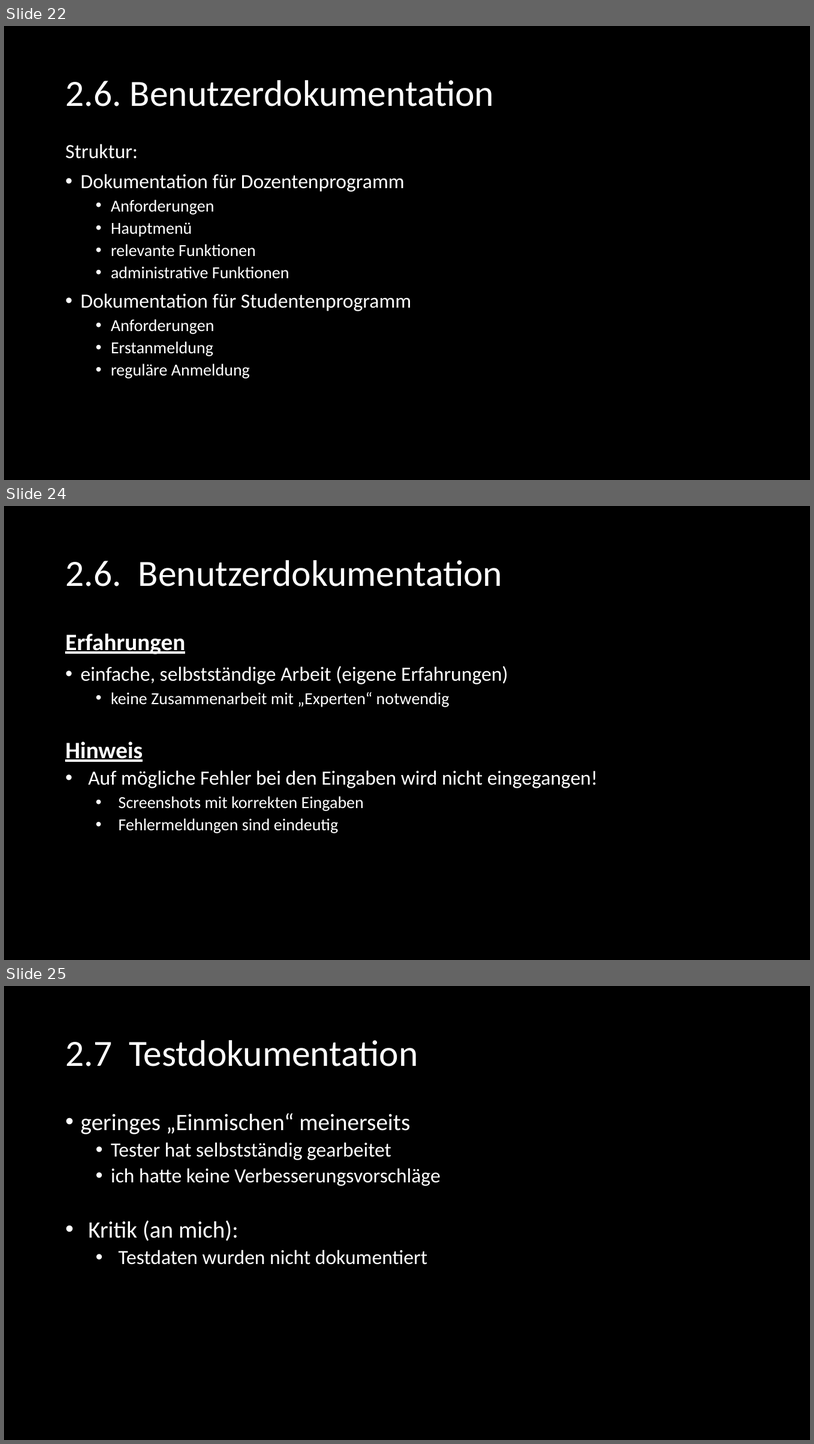
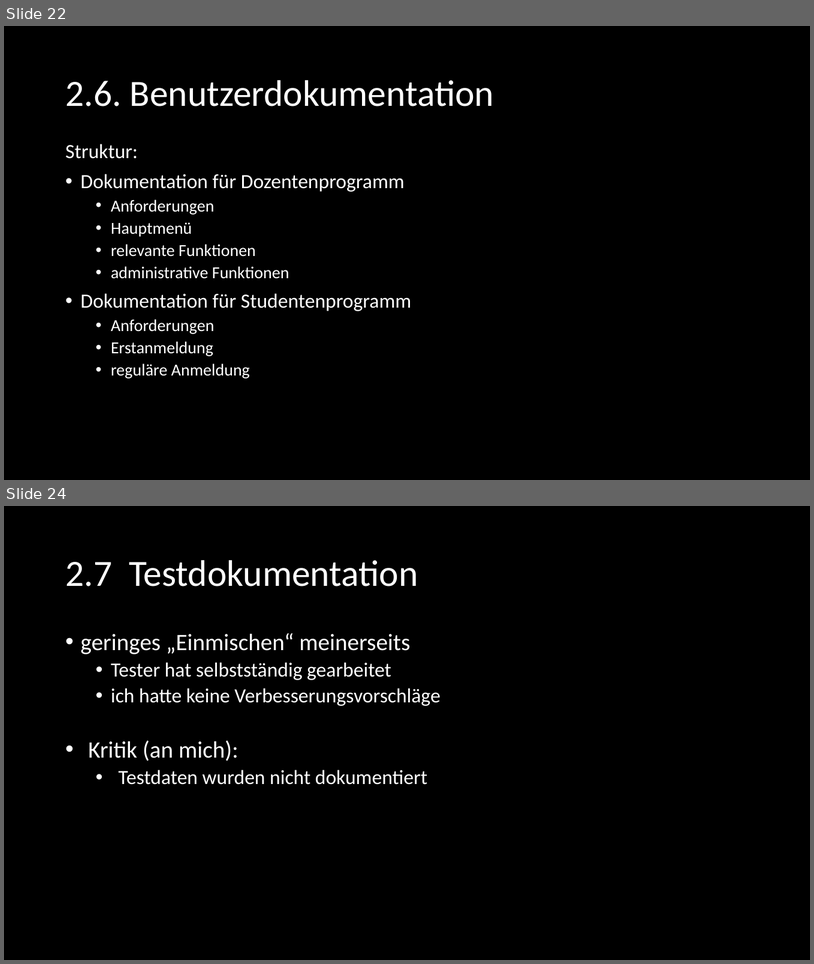
Before and after one commit to SE-Beleggruppe/Beleg_Planung, a slide deck: Präsentation/Felix - Dokumentation/SE_Dokumentation.pptx. Shown one above the other, each under a label of ours: slides 22, 24 and 25 before the commit, slides 22 and 24 after it; the slides between them are not shown. The pictures are 814x1444 and 814x964 pixels, drawn with LibreOffice and Linux fonts; fonts in the diff are those of the drawing. Boxes give left, top, right and bottom in pixels: in the first picture for what was removed or moved away, otherwise in the second. Text is boxed around its words. In the diff, an @@ line names an element or a change of style, - is before the commit and + after.

```diff
--- a/Präsentation/Felix - Dokumentation/SE_Dokumentation.pptx
+++ b/Präsentation/Felix - Dokumentation/SE_Dokumentation.pptx
@@ slide 24 removed at bbox=[4, 506, 810, 960], background #000000 @@
@@ title removed at bbox=[65, 560, 503, 586] @@
-2.6. Benutzerdokumentation
@@ text removed at bbox=[65, 633, 598, 833] @@
-Erfahrungen
-• einfache, selbstständige Arbeit (eigene Erfahrungen)
-  • keine Zusammenarbeit mit „Experten“ notwendig
-  Hinweis
-  • Auf mögliche Fehler bei den Eingaben wird nicht eingegangen!
-    • Screenshots mit korrekten Eingaben
-    • Fehlermeldungen sind eindeutig
@@ what was slide 25 is now slide 24 @@
```
Also in this commit, not shown: 1 slide changed, 1 other file.
